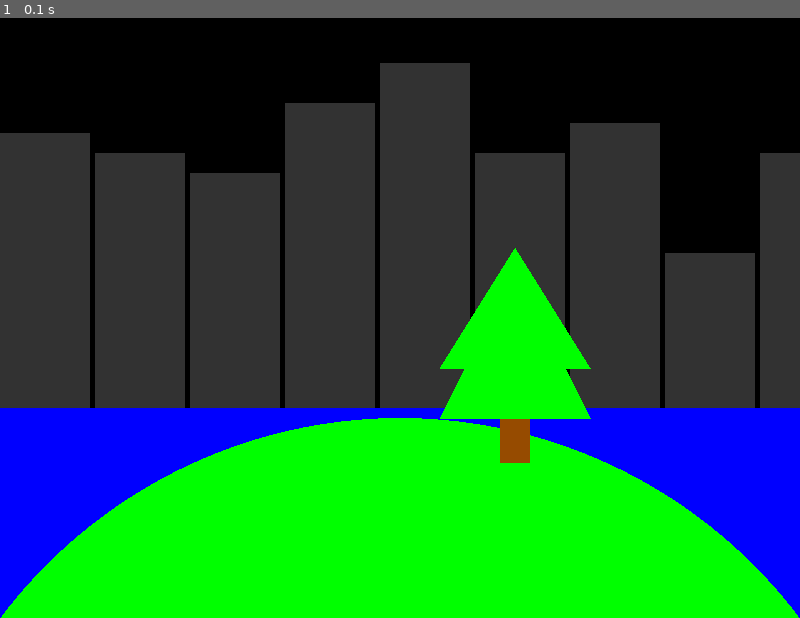
Above: before the commit, frame 1.
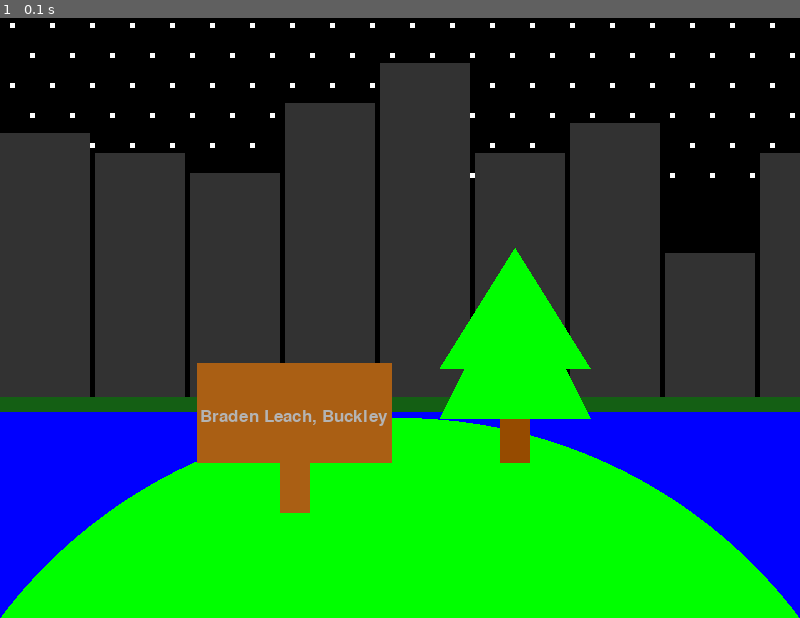
Above: after the commit, the same moment.

Repository: l-Braden-l/pygame-background-scene
Game: pygame game, started from game.py
Same seed, same stepped clock (60 frames per second), same inputs: the game is played once before the commit and once after it.
Inputs:
- Up to frame 1 (0.1 s): no input

The runs differ from the first frame. In frame 1, 6.3% of the frame differs, in the area x 0-100%, y 0-83%.

Commit message:
Update game.py

Diff:
--- a/game.py
+++ b/game.py
@@ -18,28 +18,43 @@
           if event.key == pygame.K_ESCAPE:
              return False
     return True
-
-
+#----- Functions -----#
+# -- Draw rectangle --#
 def draw_rect(screen, color, rect, thickness):
    pygame.draw.rect(screen, color , rect, thickness)
 
+#----Draw Text ----#
+def draw_text(screen, text, font, text_col, x, y):
 
+   img = font.render(text, True, text_col)
+   screen.blit(img, (x, y))
 
 
 def main():
    screen = init_game()
    clock = pygame.time.Clock() # Initialize the clock here
+   txt_font1 = pygame.font.SysFont("Ariel", 25)
+
    running = True
    while running:
       running = handle_events()
       screen.fill(config.BLACK) # Use color from config
 
-
-   #---------------shapes-------------------#
+   #----- shapes -----#
       # --- Stars --- #
-
-
-
+      for offset in range(0,800,40):
+         rect = [30+offset, 155, 5, 5]
+         pygame.draw.rect(screen, config.WHITE, rect, 0)
+         rect = [10+offset, 125, 5, 5]
+         pygame.draw.rect(screen, config.WHITE, rect, 0)
+         rect = [30+offset, 95, 5, 5]
+         pygame.draw.rect(screen, config.WHITE, rect, 0)
+         rect = [10+offset, 65, 5, 5]
+         pygame.draw.rect(screen, config.WHITE, rect, 0)
+         rect = [30+offset, 35, 5, 5]
+         pygame.draw.rect(screen, config.WHITE, rect, 0)
+         rect = [10+offset, 5, 5, 5]
+         pygame.draw.rect(screen, config.WHITE, rect, 0)
 
       # --- City --- #
       rect = [0, 115 ,90, 275]
@@ -67,6 +82,9 @@
       thickness_r = 0
       pygame.draw.rect(screen, config.BLUE, my_rect1, thickness_r, border_radius)
 
+      #--- land ---#
+      rect = [0, 379 ,900, 15]
+      draw_rect(screen, (20, 95, 20), rect,0)
       # --- Grass --- #
       circle_center = (400, 900)
       circle_radius = 500
@@ -78,10 +96,16 @@
       pygame.draw.rect(screen, (150, 75, 0), [500, 400 ,30, 45])
       pygame.draw.polygon(screen, config.GREEN,[[590,400], [515, 250], [440, 400]])
       pygame.draw.polygon(screen, config.GREEN,[[590,350], [515, 230], [440, 350]])
-   #----------------------------------------#
 
+      #--- Sign ---#
+      rect = [197, 345 ,195, 100]
+      draw_rect(screen, (170, 95, 20), rect,0)
+      rect = [280, 345 ,30, 150]
+      draw_rect(screen, (170, 95, 20), rect,0)
 
-
+      #--- Text ---#
+      draw_text(screen, "Braden Leach, Buckley", txt_font1, (180,180,180), 200, 390)
+   #----------------------------------------------------------------------------------------------------------------#
       pygame.display.flip()
 
       # -- Limit the frame rate to the specified frames per second (FPS) -- #
